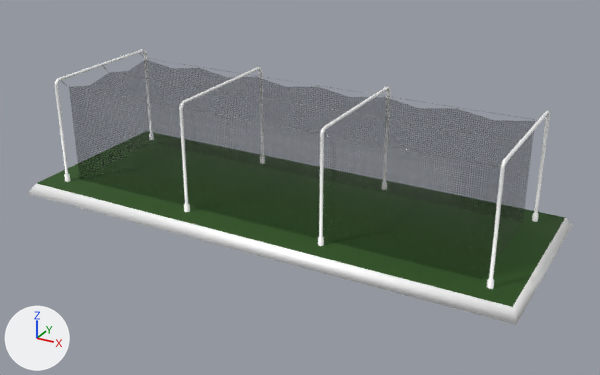
One commit to the glTF model public/assets/models/gltf/Outdoor Varsity 55.glb: the scene before it, then after it.
One viewpoint serves both versions: a 50 mm camera at (13.3, -23.72, 12.82) aimed at (0.38, -0.23, 1.08). Arrows for +X, +Y and +Z are at lower left; the lights stay in place. Vertices at the same position are counted once.

In view in the first picture: 'Playground.004', 'Playground.005'.
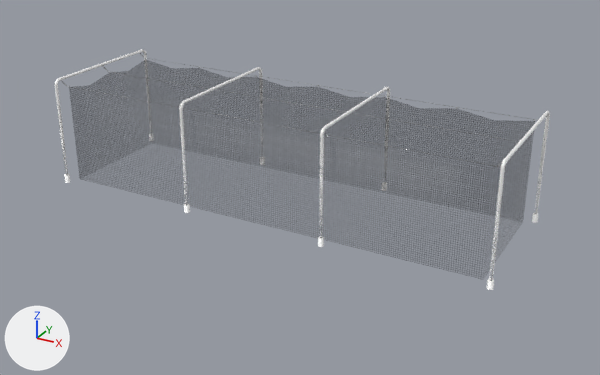
Commit message: update varsity models.

What differs and where, as boxes (x1, y1, x2, y2) in the pictures (600 x 375 px):
'Playground.004', reshaped
    before: (27, 50, 573, 325)
    after: (54, 50, 550, 290)
part 1 of me_cube_050, deleted
    before: (27, 131, 573, 325)

What the commit changed:
me_cube_050 has 13888 vertices, 27392 faces and spans x -9.5..9.1, y -3.6..3.6, z 0.0..4.4.
me_cube_050 is used by ob_playground_004; location (0.0, 0.0, 0.0).
me_cube_050 no longer uses material mat_grass_001 (dark green #2d521f).
me_cube_050 part 1: the loose piece of 8 vertices spanning x -9.5..9.1, y -3.6..3.6, z 0.0..0.4 is deleted.
